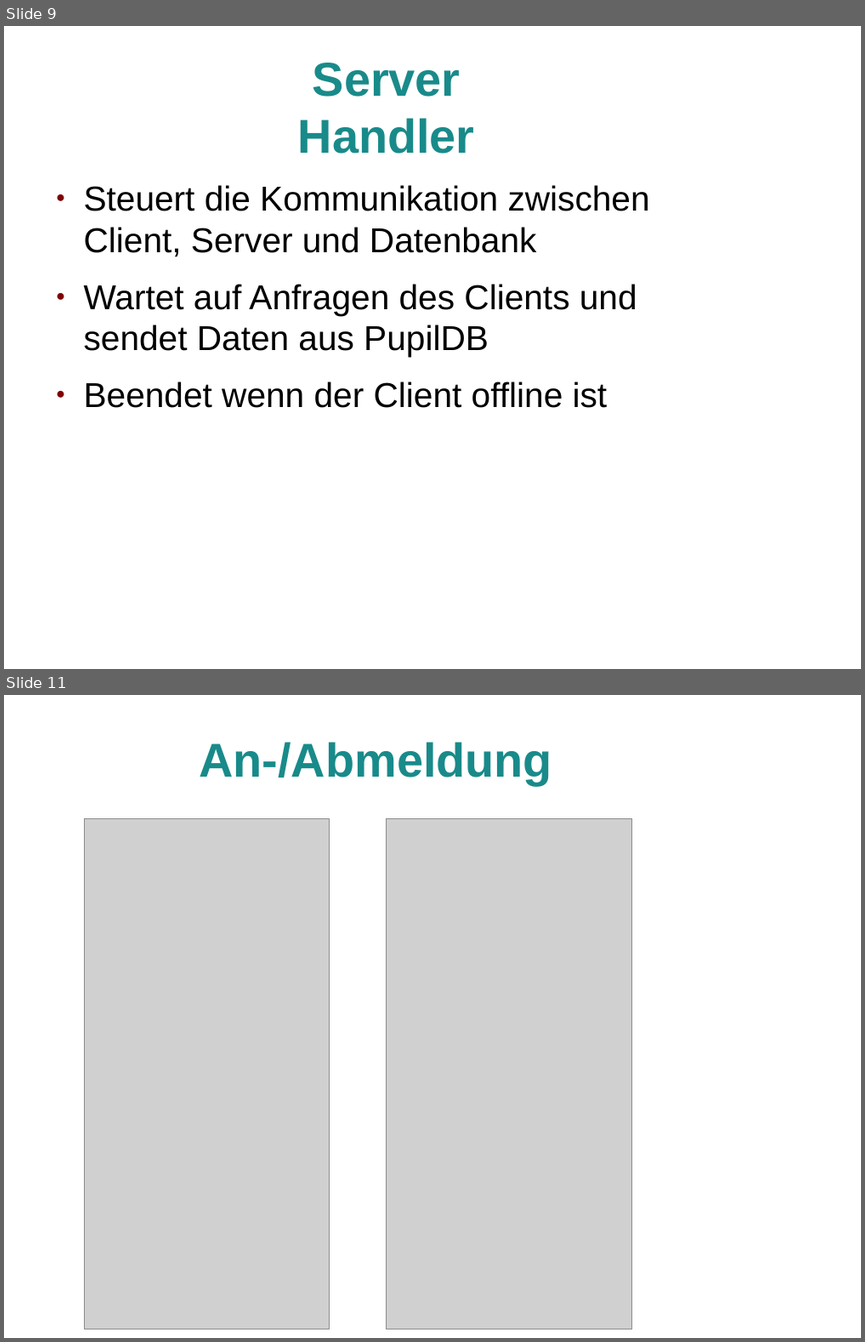
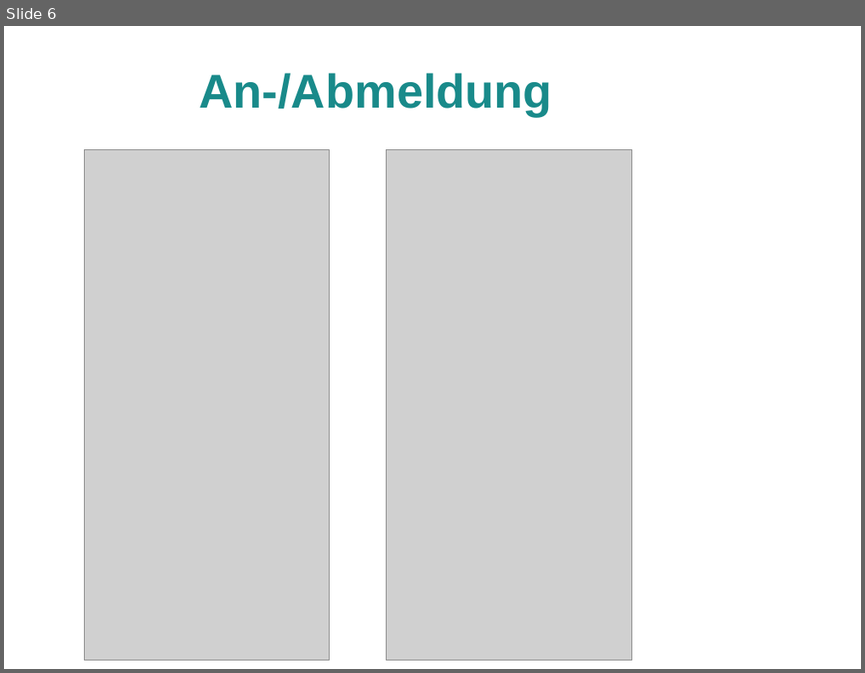
Before and after one commit to Marcel2603/hg17b, a slide deck: Dokumente/PräsentationAbschlussveranstaltung/PraesiAbschlusseranstaltung.odp. Shown one above the other, each under a label of ours: slides 9 and 11 before the commit, slide 6 after it; the slides between them are not shown. The pictures are 865x1342 and 865x673 pixels, drawn with LibreOffice and Linux fonts; fonts in the diff are those of the drawing; grey boxes stand for pictures; background and template pictures are left out. Boxes give left, top, right and bottom in pixels: in the first picture for what was removed or moved away, otherwise in the second. Text is boxed around its words. In the diff, an @@ line names an element or a change of style, - is before the commit and + after.

```diff
--- a/Dokumente/PräsentationAbschlussveranstaltung/PraesiAbschlusseranstaltung.odp
+++ b/Dokumente/PräsentationAbschlussveranstaltung/PraesiAbschlusseranstaltung.odp
@@ slide 9 removed at <box>4,26,861,669</box>, background picture (left out) @@
@@ title removed at <box>298,63,475,154</box> @@
-Server
-Handler
@@ text removed at <box>84,185,650,408</box> @@
-● Steuert die Kommunikation zwischen Client, Server und Datenbank
-● Wartet auf Anfragen des Clients und sendet Daten aus PupilDB
-● Beendet wenn der Client offline ist
@@ what was slide 11 is now slide 6 @@
```
Also in this commit, not shown: 1 slide added, 4 other slides removed.
